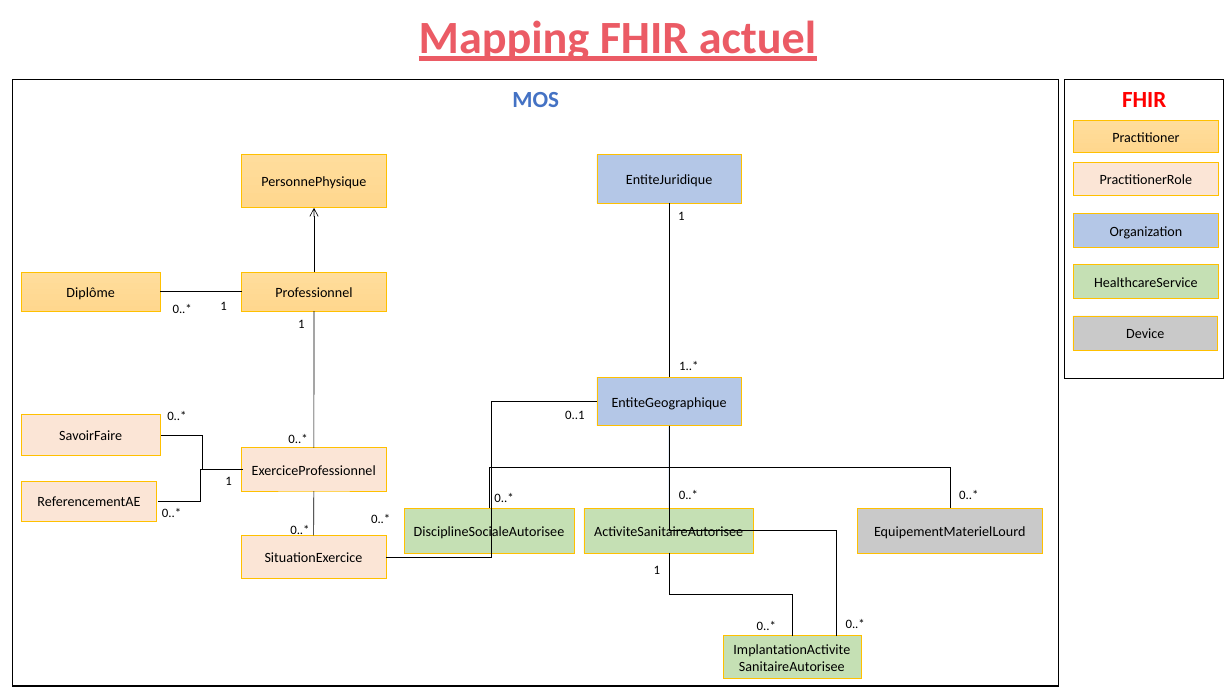
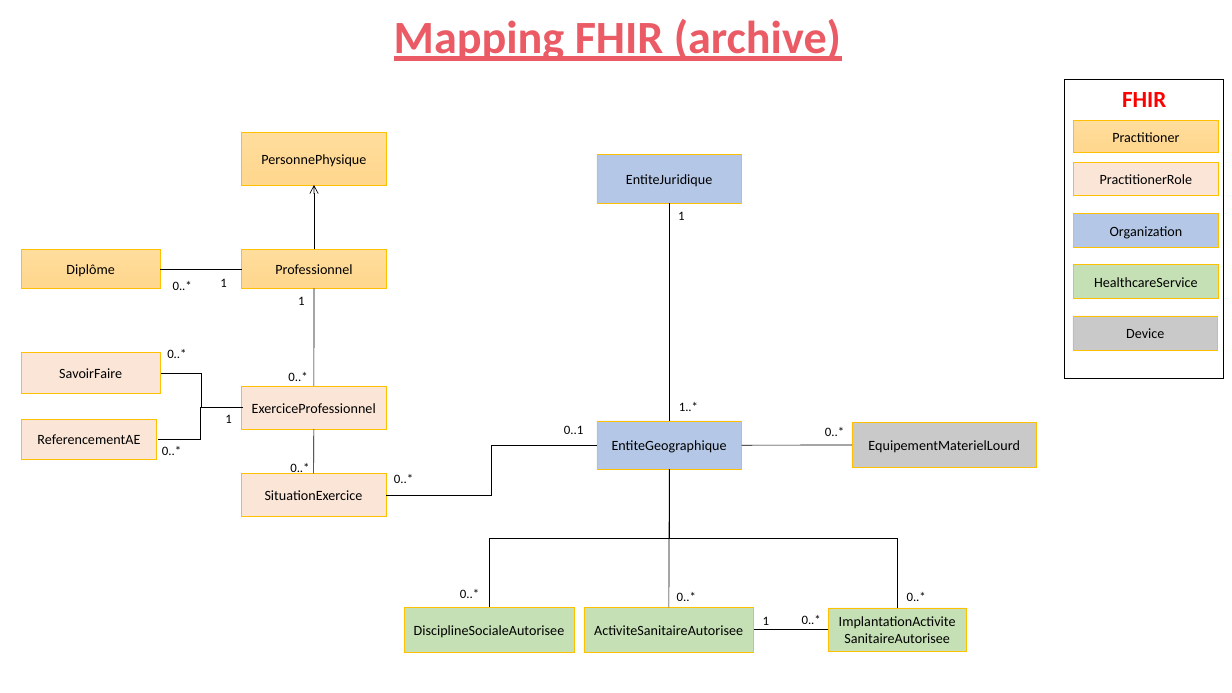
Before and after one commit to ansforge/IG-fhir-annuaire, a slide deck: slide 3 of input/images-source/IG-nouveau modèle.pptx (slide 1 before the commit). Drawn at 1232x693 pixels with LibreOffice and Linux fonts; fonts in the diff are those of the drawing. Boxes give left, top, right and bottom in pixels: in the first picture for what was removed or moved away, otherwise in the second. Text is boxed around its words. In the diff, an @@ line names an element or a change of style, - is before the commit and + after.

Commit message:
Suppression page mapping et ajout schéma mapping MOS sur la page d'accueil (#196)
* suppression page mapping et ajout schéma mapping mos sur la page d'accueil

* update schema

* update homepage

* update schema

```diff
--- a/input/images-source/IG-nouveau modèle.pptx
+++ b/input/images-source/IG-nouveau modèle.pptx
@@ text at box(394, 19, 841, 61): text changed @@
-Mapping FHIR actuel
+Mapping FHIR (archive)
@@ rectangle removed at box(13, 79, 1059, 686) @@
-MOS
@@ rectangle "PersonnePhysique": place and size @@
-rectangle "PersonnePhysique" at box(242, 154, 387, 208)
+rectangle "PersonnePhysique" at box(242, 132, 387, 186)
@@ line moved from (669, 203) - (669, 377) to (669, 203) - (669, 421) @@
@@ 2 rectangles, 2 texts, 1 arrow, 1 line: place and size @@
-2 rectangles, 2 texts, 1 arrow, 1 line at box(21, 208, 387, 328)
+2 rectangles, 2 texts, 1 arrow, 1 line at box(21, 185, 387, 305)
@@ text "1": place and size @@
-text "1" at box(220, 302, 226, 310)
+text "1" at box(220, 279, 226, 287)
@@ line moved from (314, 448) - (314, 311) to (314, 386) - (314, 288) @@
@@ text "0..1": place and size @@
-text "0..1" at box(565, 410, 584, 419)
+text "0..1" at box(564, 425, 583, 434)
@@ text "1..*": place and size @@
-text "1..*" at box(679, 361, 698, 370)
+text "1..*" at box(679, 402, 698, 411)
@@ text "0..*": place and size @@
-text "0..*" at box(959, 490, 978, 499)
+text "0..*" at box(825, 427, 844, 436)
@@ 5 texts, 3 rectangles, 2 elbow lines, 1 line: place and size @@
-5 texts, 3 rectangles, 2 elbow lines, 1 line at box(21, 411, 386, 538)
+5 texts, 3 rectangles, 2 elbow lines, 1 line at box(21, 349, 386, 476)
@@ elbow line moved from (597, 402) - (386, 557) to (597, 445) - (386, 495) @@
@@ rectangle "EntiteGeographique": place and size @@
-rectangle "EntiteGeographique" at box(597, 377, 742, 426)
+rectangle "EntiteGeographique" at box(597, 421, 742, 470)
@@ line removed from (669, 426) to (669, 508) @@
@@ elbow line removed from (669, 426) to (950, 508) @@
@@ line added from (742, 445) to (852, 445), #000000 0.5 pt @@
@@ rectangle "EquipementMaterielLourd": place and size @@
-rectangle "EquipementMaterielLourd" at box(858, 508, 1043, 553)
+rectangle "EquipementMaterielLourd" at box(852, 422, 1037, 467)
@@ rectangle "SituationExercice": place and size @@
-rectangle "SituationExercice" at box(241, 536, 386, 579)
+rectangle "SituationExercice" at box(241, 473, 386, 517)
@@ text "0..*": place and size @@
-text "0..*" at box(371, 514, 390, 523)
+text "0..*" at box(394, 474, 413, 483)
@@ elbow line moved from (669, 426) - (489, 508) to (669, 470) - (489, 607) @@
@@ elbow line moved from (837, 636) - (669, 426) to (897, 608) - (669, 470) @@
@@ line added from (669, 470) to (669, 607), #000000 0.5 pt @@
@@ elbow line removed from (669, 553) to (792, 636) @@
@@ text "0..*": place and size @@
-text "0..*" at box(494, 493, 513, 502)
+text "0..*" at box(460, 589, 479, 598)
@@ text "0..*": place and size @@
-text "0..*" at box(679, 490, 698, 499)
+text "0..*" at box(677, 592, 696, 601)
@@ text "0..*": place and size @@
-text "0..*" at box(846, 619, 865, 628)
+text "0..*" at box(907, 592, 926, 601)
@@ rectangle "DisciplineSocialeAutorisee": place and size @@
-rectangle "DisciplineSocialeAutorisee" at box(404, 508, 574, 553)
+rectangle "DisciplineSocialeAutorisee" at box(404, 607, 574, 652)
@@ rectangle "ActiviteSanitaireAutorisee": place and size @@
-rectangle "ActiviteSanitaireAutorisee" at box(584, 508, 754, 553)
+rectangle "ActiviteSanitaireAutorisee" at box(584, 607, 754, 652)
@@ text "1": place and size @@
-text "1" at box(654, 565, 660, 574)
+text "1" at box(763, 616, 769, 625)
@@ line added from (754, 629) to (828, 629), #000000 0.5 pt @@
@@ text "0..*": place and size @@
-text "0..*" at box(757, 621, 776, 630)
+text "0..*" at box(802, 615, 821, 624)
@@ rectangle "ImplantationActiviteSanitaireAutorisee": place and size @@
-rectangle "ImplantationActiviteSanitaireAutorisee" at box(724, 636, 861, 679)
+rectangle "ImplantationActiviteSanitaireAutorisee" at box(828, 608, 966, 652)
```
Also in this commit, not shown: 1 other slide changed, 5 other files.
